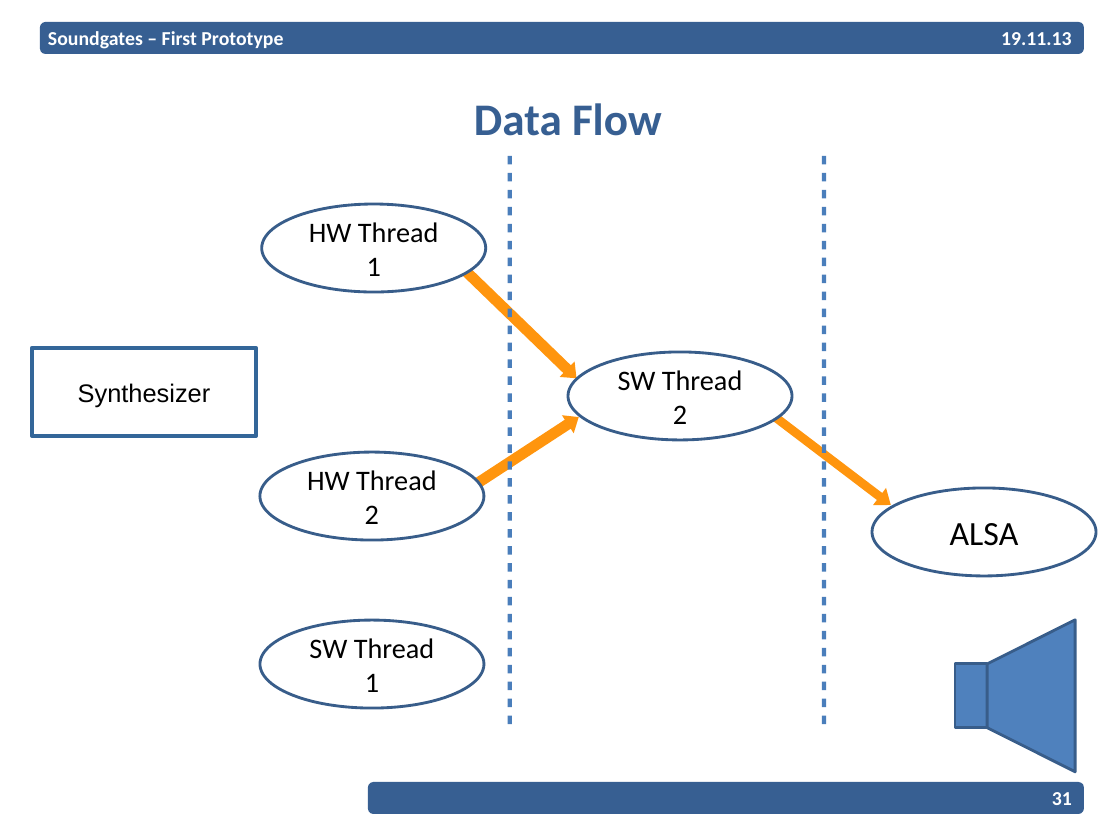
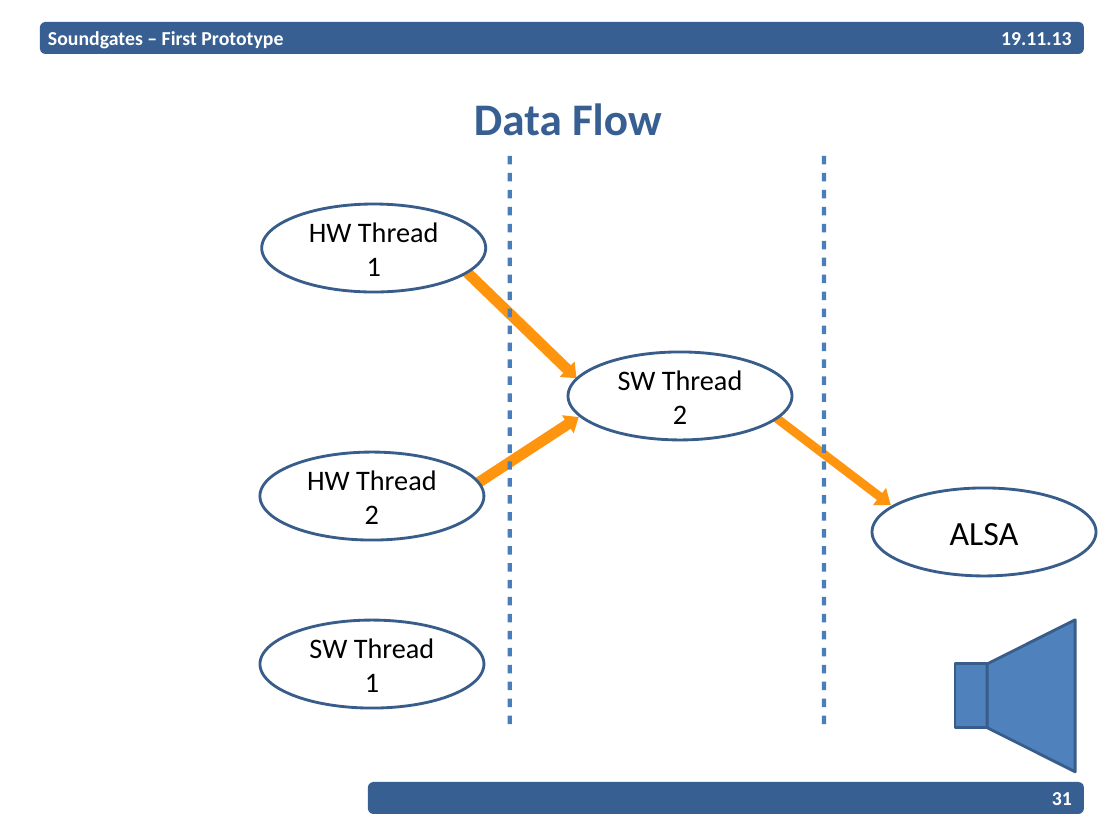
Before and after one commit to EPiCS/soundgates, a slide deck: slide 31 of documents/milestone1-2-presentation/Presentation.odp. Drawn at 1120x840 pixels with LibreOffice and Linux fonts; fonts in the diff are those of the drawing; background and template pictures are left out. Boxes give left, top, right and bottom in pixels: in the first picture for what was removed or moved away, otherwise in the second. Text is boxed around its words. In the diff, an @@ line names an element or a change of style, - is before the commit and + after.

```diff
--- a/documents/milestone1-2-presentation/Presentation.odp
+++ b/documents/milestone1-2-presentation/Presentation.odp
@@ rectangle removed at [32,348,256,436] @@
-Synthesizer
```
Also in this commit, not shown: 1 slide added.
